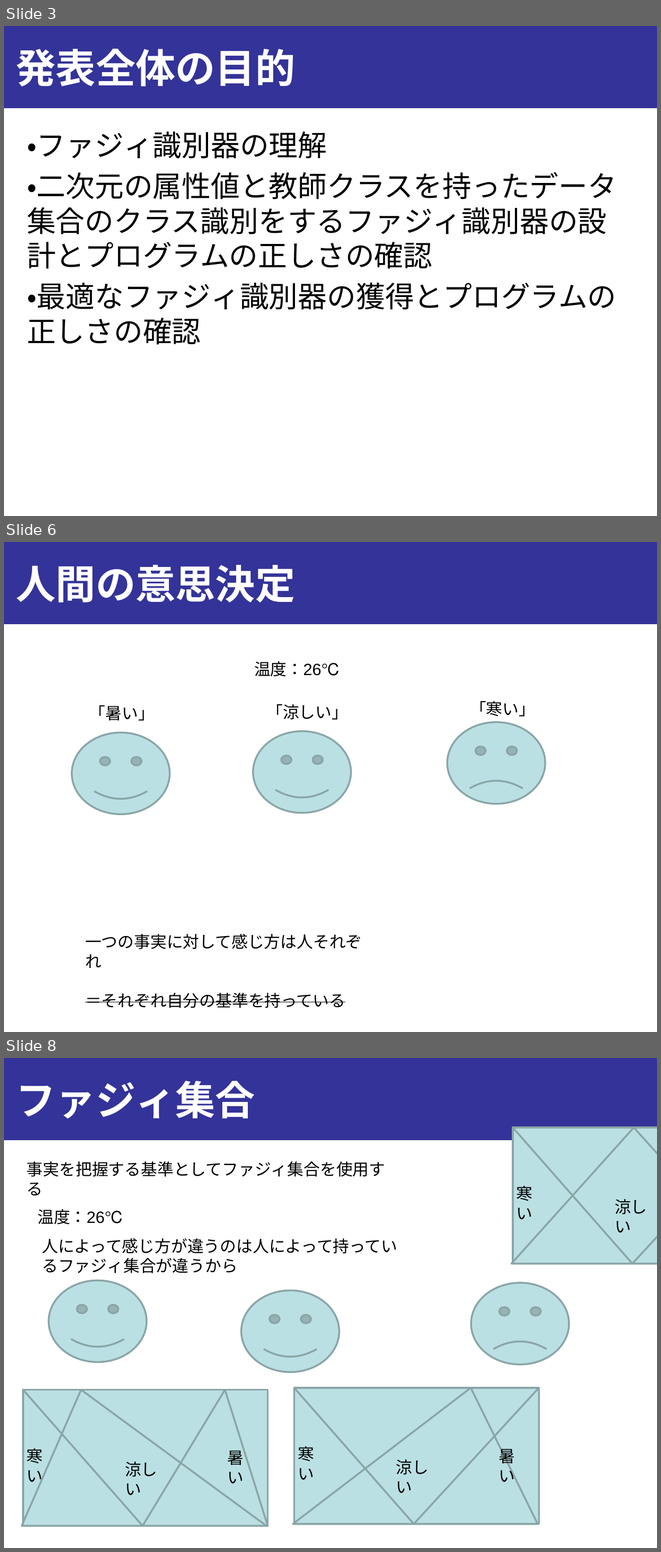
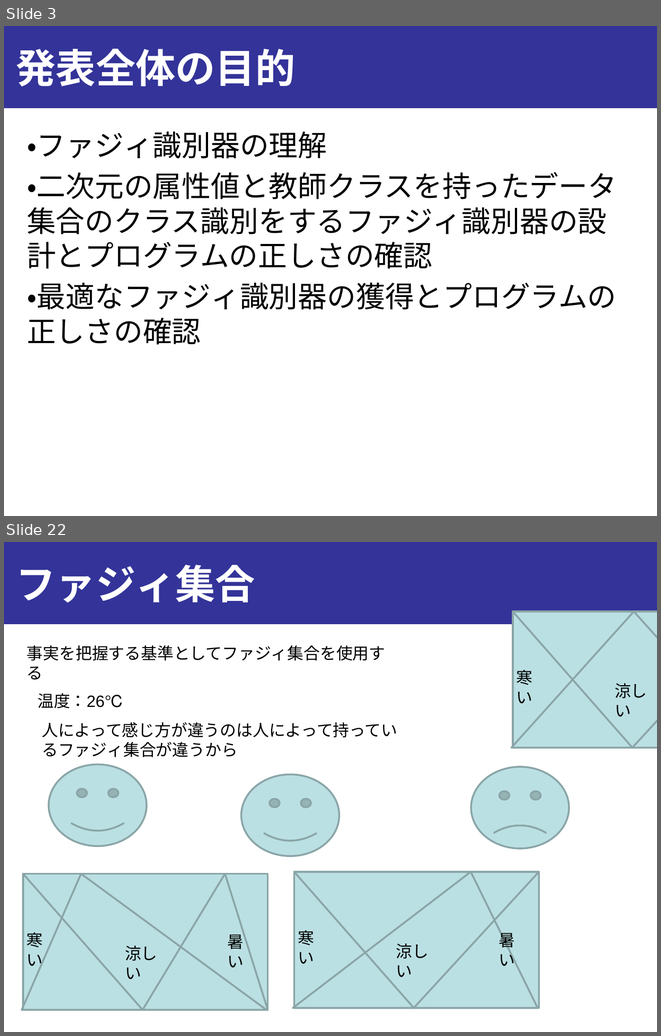
Before and after one commit to onikUone/slides, a slide deck: Junior_ex3/ex3_下書き.pptx. Shown one above the other, each under a label of ours: slides 3, 6 and 8 before the commit, slides 3 and 22 after it; the slides between them are not shown. The pictures are 661x1552 and 661x1036 pixels, drawn with LibreOffice and Linux fonts; fonts in the diff are those of the drawing. Boxes give left, top, right and bottom in pixels: in the first picture for what was removed or moved away, otherwise in the second. Text is boxed around its words. In the diff, an @@ line names an element or a change of style, - is before the commit and + after.

```diff
--- a/Junior_ex3/ex3_下書き.pptx
+++ b/Junior_ex3/ex3_下書き.pptx
@@ slide 6 removed at <box>4,542,657,1032</box>, background #FFFFFF; not listed: 1 template element that a slide beside it also shows @@
@@ title removed at <box>16,565,296,602</box> @@
-人間の意思決定
@@ text removed at <box>254,661,341,677</box> @@
-温度：26℃
@@ text removed at <box>89,705,155,721</box> @@
-「暑い」
@@ text removed at <box>266,704,348,720</box> @@
-「涼しい」
@@ text removed at <box>470,701,535,716</box> @@
-「寒い」
@@ smiley face removed at <box>253,731,351,813</box> @@
@@ smiley face removed at <box>448,722,545,804</box> @@
@@ smiley face removed at <box>72,733,170,814</box> @@
@@ text removed at <box>85,934,362,1008</box> @@
-一つの事実に対して感じ方は人それぞれ
-＝それぞれ自分の基準を持っている
@@ what was slide 8 is now slide 22 @@
```
Also in this commit, not shown: 2 slides changed, 15 slides added, 2 other slides removed, 2 other files.
